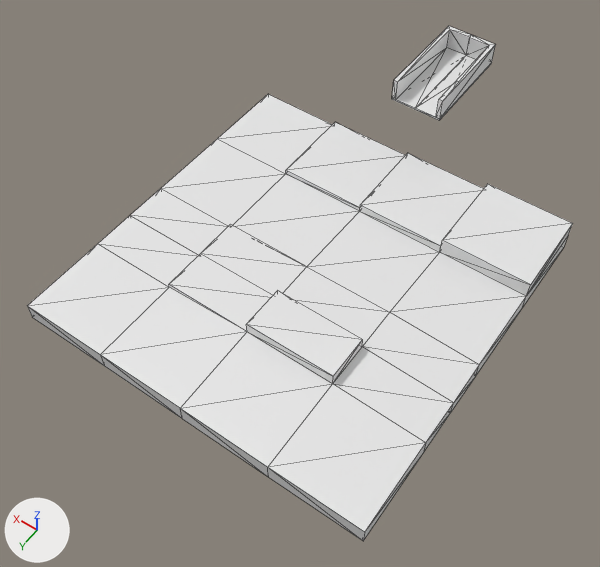
The glTF model Project/Asset/Models/Ground/Stage.gltf: old version first, new version second.
Both versions are drawn from a 50 mm lens placed at (-309.0, 747.0, 597.0), pointed at (-1.0, 315.0, -81.0). The axes (+X, +Y, +Z) are drawn at lower left. The lights are the same throughout. Mesh edges are drawn as thin lines. Materials are left out; every surface is plain grey. Where no turn or scale is listed for an object, it has been applied to the vertices. Vertices at the same position are counted once.

Names of what the first picture shows: 'Cube.001', 'Start'.
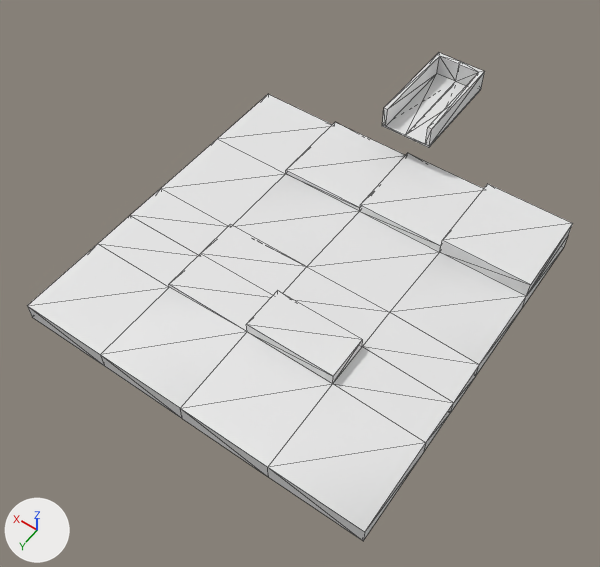
The newer file is also rescaled (x0.1), turned or shifted as a whole; pictures and numbers use the older file's frame.

Scene script edits in JSON lines:
```json
{"block": "me_立方体_001", "where": "me_立方体_001.from_pydata(...)  # 27 vertices, 55 faces; spans x -30.0..30.0, y -60.0..60.0, z -1.0..25.5"}
{"block": "me_立方体_001", "where": "# used by ob_start; location = (0.0, 39.0, 0.0)"}
{"block": "me_立方体_001", "change": "me_立方体_001 part 1: the whole mesh is moved by (0.0, 16.0, -27.0)"}
```

Where the change shows, as pixel boxes (x1, y1, x2, y2) in the pictures (600 x 567 px):
```json
{"object": "Start", "change": "mesh moved", "before": [392, 26, 496, 121], "after": [382, 53, 485, 148]}
```
